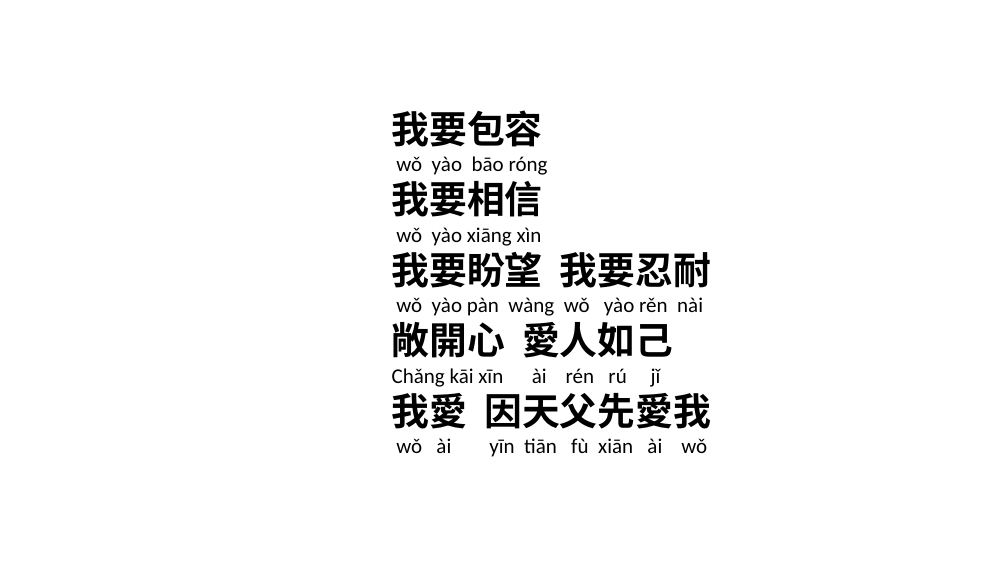
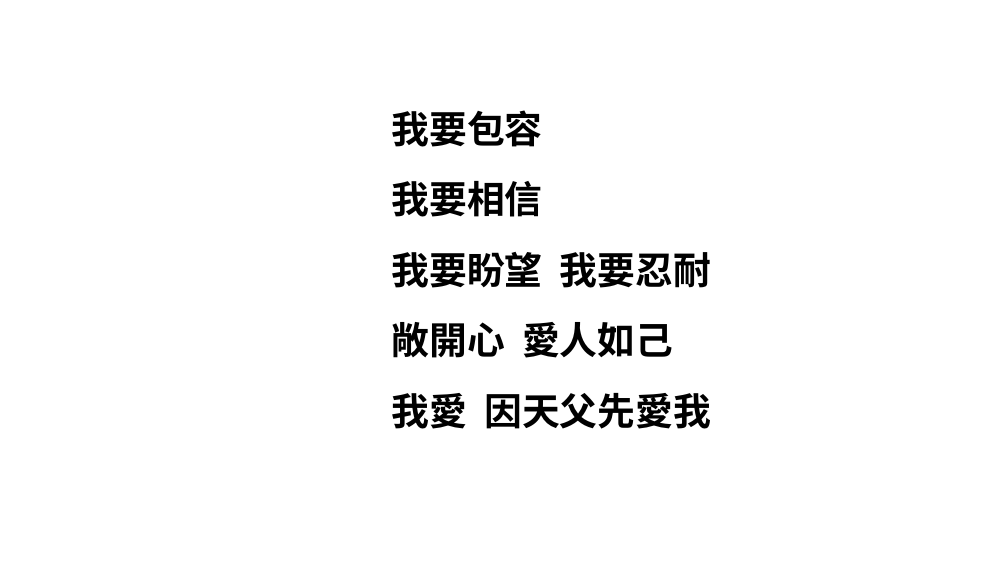
Before and after one commit to batisuoc/free-school-class, a slide deck: slide 8 of chinese/愛是 no pinyin.pptx. Drawn at 1008x567 pixels with LibreOffice and Linux fonts; fonts in the diff are those of the drawing; background and template pictures are left out. Boxes give left, top, right and bottom in pixels: in the first picture for what was removed or moved away, otherwise in the second. Text is boxed around its words. In the diff, an @@ line names an element or a change of style, - is before the commit and + after.

```diff
--- a/chinese/愛是 no pinyin.pptx
+++ b/chinese/愛是 no pinyin.pptx
@@ text at (392, 181, 711, 429): text changed; size 20 to 36 pt; bold on @@
-wǒ yào bāo róng
-我要相信
-wǒ yào xiāng xìn
-我要盼望 我要忍耐
-wǒ yào pàn wàng wǒ yào rěn nài
-敞開心 愛人如己
-Chǎng kāi xīn ài rén rú jǐ
-我愛 因天父先愛我
-wǒ ài yīn tiān fù xiān ài wǒ
+我要相信
+我要盼望 我要忍耐
+敞開心 愛人如己
+我愛 因天父先愛我
```
Also in this commit, not shown: 5 other slides changed, 3 other files.
